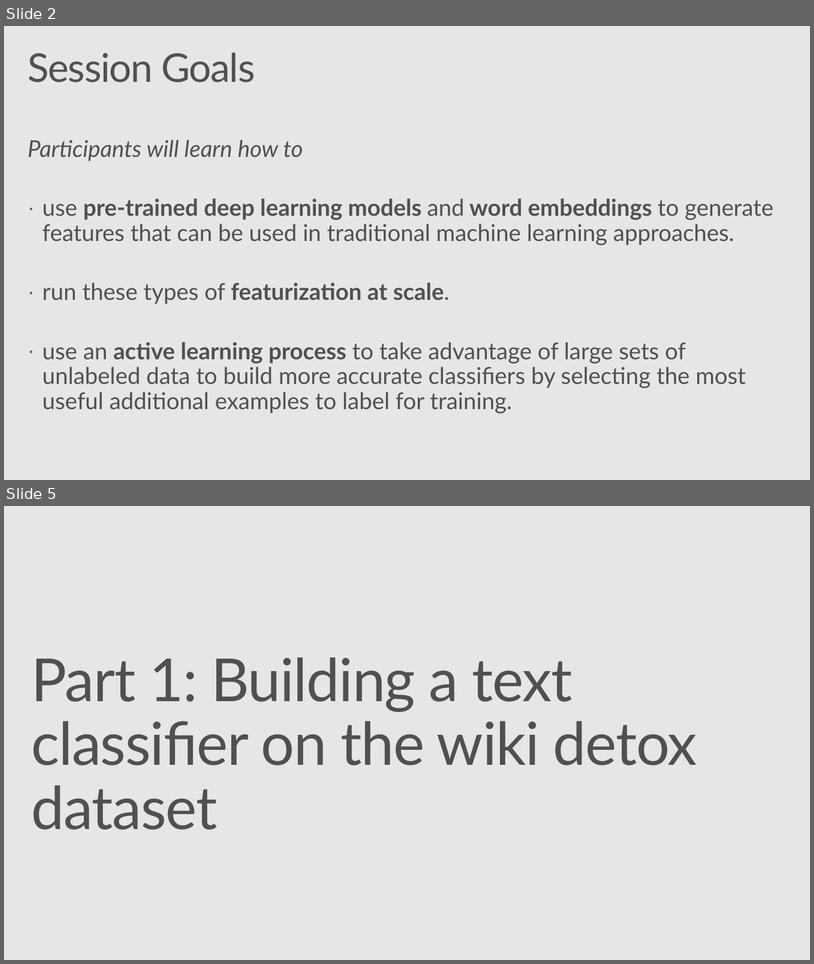
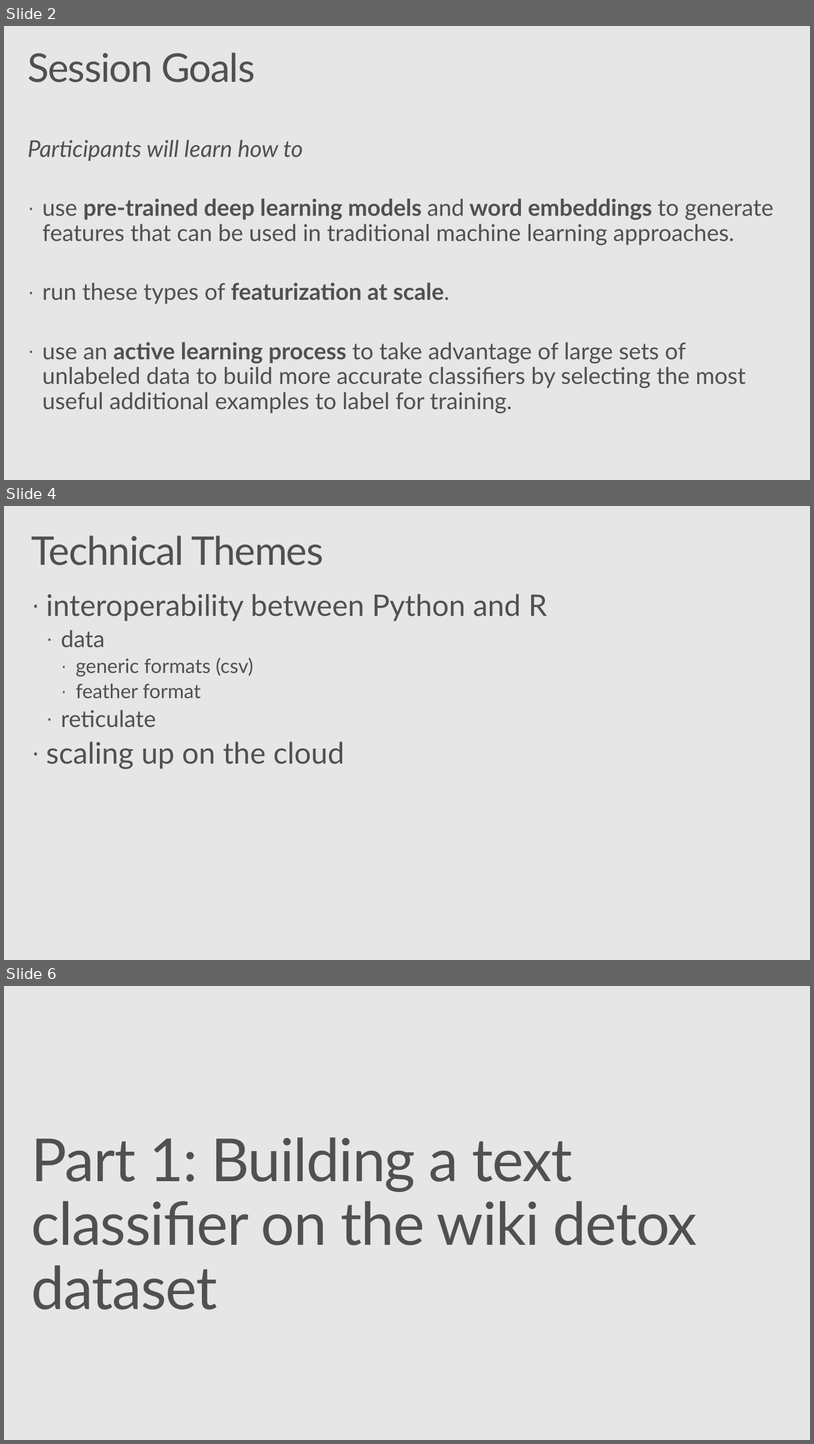
Before and after one commit to Azure/Strata2018, a slide deck: active_learning_workshop.pptx. Shown one above the other, each under a label of ours: slides 2 and 5 before the commit, slides 2, 4 and 6 after it; the slides between them are not shown. The pictures are 814x964 and 814x1444 pixels, drawn with LibreOffice and Linux fonts; fonts in the diff are those of the drawing; background and template pictures are left out. Boxes give left, top, right and bottom in pixels: in the first picture for what was removed or moved away, otherwise in the second. Text is boxed around its words. In the diff, an @@ line names an element or a change of style, - is before the commit and + after.

```diff
--- a/active_learning_workshop.pptx
+++ b/active_learning_workshop.pptx
@@ slide 4 added at [4,506,810,960], background #E6E6E6 @@
@@ title added at [31,535,324,565], 48 pt, text #505050 @@
+Technical Themes
@@ text added at [46,594,548,769], 36 pt, text #505050 @@
+· interoperability between Python and R
+  · data
+    · generic formats (csv)
+    · feather format
+  · reticulate
+· scaling up on the cloud
@@ what was slide 5 is now slide 6 @@
```
Also in this commit, not shown: 5 slides changed, 13 other slides added.
